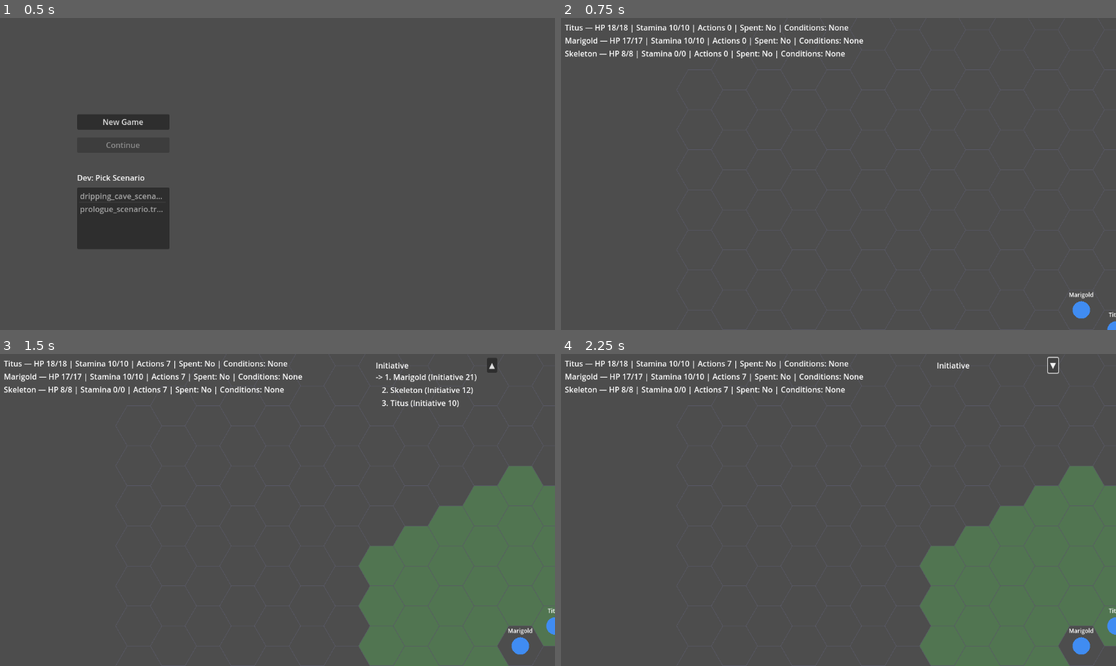
Above: before the commit, frames 1-4 (two rows, left to right).
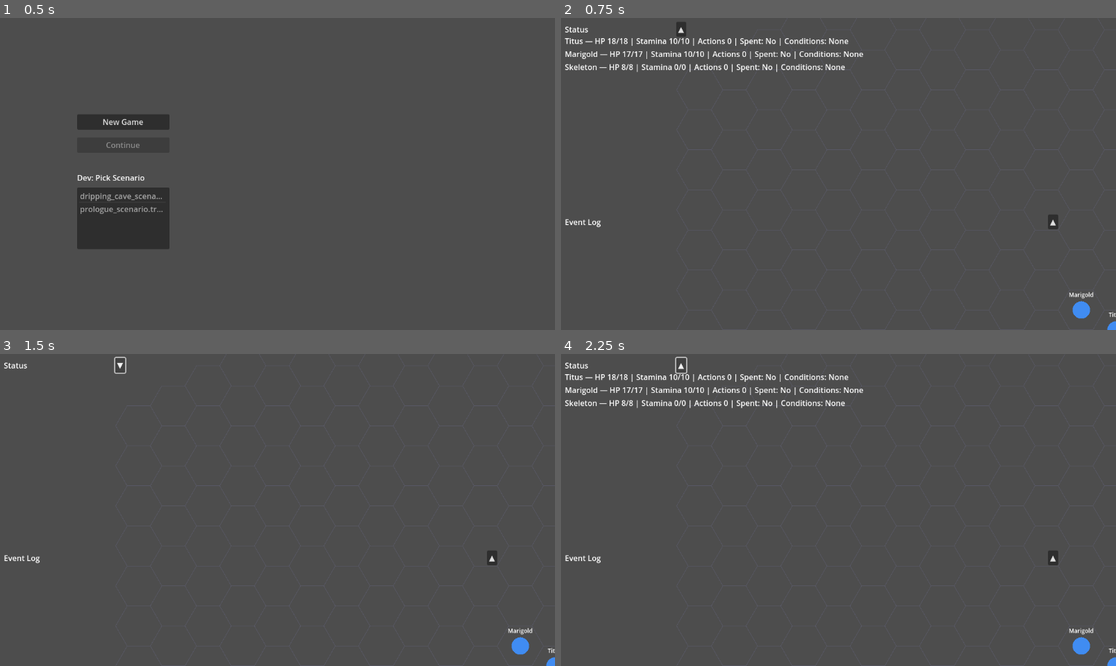
Above: after the commit, the same moments.

Repository: Pyroraptor/hykaen
Game: Godot game, scene res://scenes/TitleScreen.tscn
The game is run twice, just before and just after one commit, with the same random seed, the same clock (stepped at 60 frames per second) and the same inputs.
Inputs (mouse positions are in pixels of both pictures, inside the frame that each line leads up to):
- Up to frame 1 (0.5 s): no input
- Up to frame 2 (0.75 s): click "New Game" at 0.5 s
- Up to frame 3 (1.5 s): click (122, 366) at 1.25 s, where only the run after the commit has a clickable "▲"
- Up to frame 4 (2.25 s): click "▲" (after the commit: "▼") at 2 s

Frame 1 is identical in both runs. In frame 2, 2.5% of the frame differs, in the area x 0-90%, y 1-68%; in frame 3, 19%; in frame 4, 19%, in the area x 0-100%, y 0-100%.

Commit message:
feat(FEAT-009): Replicate collapsible-panel toggle to StatusPanelView/EventLogView
Restructures StatusPanelView's and EventLogView's scenes into Header
(TitleLabel + CollapseButton) and Content nodes and adds the identical
toggle_collapsed()/_apply_collapsed_state() implementation FEAT-008
validated on InitiativeView (Contract 4, ADR-004): flips _collapsed,
toggles $Content.visible, swaps $Header/CollapseButton.text between
"▲"/"▼", and asks the parent to re-sort via a has_method("queue_sort")
guard (never raises when parented under a plain Node/CanvasLayer or
with no parent at all).

Renames each panel's row container node from RowsContainer to Content to
match the shared Contract 4 API; no other test or production file
referenced the old node name by string.

Extends tests/unit/presentation/test_collapsible_panel.gd to run its
five-assertion suite parametrized (GUT use_parameters()) across all three
panel classes -- InitiativeView, StatusPanelView, EventLogView -- instead
of InitiativeView alone.

Reworded a doc comment on EventLogView.toggle_collapsed() to avoid the
literal substrings "signal " / ".connect(", preserving
tests/gut/test_event_log_widget.gd's ADR-005 source-inspection guard that
event_log_view.gd stays a pure event_sink_port sink.

Co-Authored-By: Claude Sonnet 5 <noreply@anthropic.com>

Diff:
--- a/presentation/event_log_view.gd
+++ b/presentation/event_log_view.gd
@@ -114,7 +114,13 @@
 ## run inside the game.
 var _labels: Array = []
 
-@onready var _rows_container: VBoxContainer = $RowsContainer
+## FEAT-009 (US-008 / FR-008, ADR-004, Contract 4): whether this panel is
+## currently collapsed to just its Header title bar. Always false at boot
+## (collapsed state is never persisted, per the design notes -- panels
+## always boot expanded).
+var _collapsed: bool = false
+
+@onready var _rows_container: VBoxContainer = $Content
 
 
 ## BUGFIX (post-iteration-E): this read-only projection panel is a full-width
@@ -127,6 +133,45 @@
 	mouse_filter = Control.MOUSE_FILTER_IGNORE
 	if _rows_container != null:
 		_rows_container.mouse_filter = Control.MOUSE_FILTER_IGNORE
+
+
+## toggle_collapsed() → void — FEAT-009 (US-008 / FR-008, ADR-004,
+## Contract 4). Flips `_collapsed` and applies the resulting visual state
+## (Content visibility, CollapseButton text, parent re-sort). Wired to
+## $Header/CollapseButton's `pressed` UI event via the .tscn scene's own
+## connection block (this script makes no runtime hookup call of its own,
+## keeping this file a pure event_sink_port sink per ADR-005/
+## test_event_log_widget.gd's source-inspection guard), so clicking the
+## collapse arrow calls this directly; also callable programmatically
+## (e.g. from tests).
+func toggle_collapsed() -> void:
+	_collapsed = !_collapsed
+	_apply_collapsed_state()
+
+
+## _apply_collapsed_state() → void — applies `_collapsed`'s current value to
+## the scene: hides/shows $Content, swaps $Header/CollapseButton's text
+## between "▼" (collapsed) and "▲" (expanded), and asks the parent
+## container to re-sort so the panel visually shrinks/grows toward its
+## anchor edge. Per Contract 4's error-handling note, this must never raise:
+##   - no parent at all (e.g. an EventLogView instantiated standalone in a
+##     unit test) is a guarded no-op on the sort call.
+##   - a parent that IS present but does not itself implement queue_sort()
+##     (e.g. the CanvasLayer this panel is reparented under in the real
+##     MainScene.tscn composition root, per FEAT-007) is ALSO a guarded
+##     no-op -- queue_sort() is a Container-only method, and CanvasLayer is
+##     a plain Node, so calling it unconditionally would throw a script
+##     error on every real toggle in the running game. has_method() keeps
+##     this degrade-gracefully rather than raise, matching the same
+##     defensive-guard discipline as set_origin_offset()'s null-camera
+##     guard elsewhere in this iteration (and InitiativeView's identical
+##     FEAT-008 implementation of this same contract).
+func _apply_collapsed_state() -> void:
+	$Content.visible = not _collapsed
+	$Header/CollapseButton.text = "▼" if _collapsed else "▲"
+	var parent: Node = get_parent()
+	if parent != null and parent.has_method("queue_sort"):
+		parent.queue_sort()
 
 
 ## get_entry_count() → int — number of entries currently in the log.
--- a/presentation/event_log_view.tscn
+++ b/presentation/event_log_view.tscn
@@ -9,9 +9,27 @@
 offset_top = 408.0
 offset_right = 1032.0
 offset_bottom = 720.0
+size_flags_vertical = 0
 script = ExtResource("1_eventlogview")
 
-[node name="RowsContainer" type="VBoxContainer" parent="."]
+[node name="Header" type="HBoxContainer" parent="."]
 layout_mode = 2
 offset_right = 1024.0
+offset_bottom = 24.0
+
+[node name="TitleLabel" type="Label" parent="Header"]
+layout_mode = 2
+size_flags_horizontal = 3
+text = "Event Log"
+
+[node name="CollapseButton" type="Button" parent="Header"]
+layout_mode = 2
+text = "▲"
+
+[node name="Content" type="VBoxContainer" parent="."]
+layout_mode = 2
+offset_top = 28.0
+offset_right = 1024.0
 offset_bottom = 312.0
+
+[connection signal="pressed" from="Header/CollapseButton" to="." method="toggle_collapsed"]
--- a/presentation/status_panel_view.gd
+++ b/presentation/status_panel_view.gd
@@ -81,7 +81,13 @@
 ## this Control so the panel is visible when run inside the game.
 var _labels: Dictionary = {}
 
-@onready var _rows_container: VBoxContainer = $RowsContainer
+## FEAT-009 (US-008 / FR-008, ADR-004, Contract 4): whether this panel is
+## currently collapsed to just its Header title bar. Always false at boot
+## (collapsed state is never persisted, per the design notes -- panels
+## always boot expanded).
+var _collapsed: bool = false
+
+@onready var _rows_container: VBoxContainer = $Content
 
 
 ## BUGFIX (post-iteration-E): this read-only projection panel is a Control that
@@ -94,6 +100,42 @@
 	mouse_filter = Control.MOUSE_FILTER_IGNORE
 	if _rows_container != null:
 		_rows_container.mouse_filter = Control.MOUSE_FILTER_IGNORE
+
+
+## toggle_collapsed() → void — FEAT-009 (US-008 / FR-008, ADR-004,
+## Contract 4). Flips `_collapsed` and applies the resulting visual state
+## (Content visibility, CollapseButton text, parent re-sort). Wired to
+## $Header/CollapseButton's `pressed` signal by the .tscn scene, so clicking
+## the collapse arrow calls this directly; also callable programmatically
+## (e.g. from tests).
+func toggle_collapsed() -> void:
+	_collapsed = !_collapsed
+	_apply_collapsed_state()
+
+
+## _apply_collapsed_state() → void — applies `_collapsed`'s current value to
+## the scene: hides/shows $Content, swaps $Header/CollapseButton's text
+## between "▼" (collapsed) and "▲" (expanded), and asks the parent
+## container to re-sort so the panel visually shrinks/grows toward its
+## anchor edge. Per Contract 4's error-handling note, this must never raise:
+##   - no parent at all (e.g. a StatusPanelView instantiated standalone in a
+##     unit test) is a guarded no-op on the sort call.
+##   - a parent that IS present but does not itself implement queue_sort()
+##     (e.g. the CanvasLayer this panel is reparented under in the real
+##     MainScene.tscn composition root, per FEAT-007) is ALSO a guarded
+##     no-op -- queue_sort() is a Container-only method, and CanvasLayer is
+##     a plain Node, so calling it unconditionally would throw a script
+##     error on every real toggle in the running game. has_method() keeps
+##     this degrade-gracefully rather than raise, matching the same
+##     defensive-guard discipline as set_origin_offset()'s null-camera
+##     guard elsewhere in this iteration (and InitiativeView's identical
+##     FEAT-008 implementation of this same contract).
+func _apply_collapsed_state() -> void:
+	$Content.visible = not _collapsed
+	$Header/CollapseButton.text = "▼" if _collapsed else "▲"
+	var parent: Node = get_parent()
+	if parent != null and parent.has_method("queue_sort"):
+		parent.queue_sort()
 
 
 ## load_combatants(view_models) → void — (re)populates the panel from an
--- a/presentation/status_panel_view.tscn
+++ b/presentation/status_panel_view.tscn
@@ -9,9 +9,27 @@
 offset_top = 8.0
 offset_right = 260.0
 offset_bottom = 400.0
+size_flags_vertical = 0
 script = ExtResource("1_statuspanel")
 
-[node name="RowsContainer" type="VBoxContainer" parent="."]
+[node name="Header" type="HBoxContainer" parent="."]
 layout_mode = 2
 offset_right = 252.0
+offset_bottom = 24.0
+
+[node name="TitleLabel" type="Label" parent="Header"]
+layout_mode = 2
+size_flags_horizontal = 3
+text = "Status"
+
+[node name="CollapseButton" type="Button" parent="Header"]
+layout_mode = 2
+text = "▲"
+
+[node name="Content" type="VBoxContainer" parent="."]
+layout_mode = 2
+offset_top = 28.0
+offset_right = 252.0
 offset_bottom = 392.0
+
+[connection signal="pressed" from="Header/CollapseButton" to="." method="toggle_collapsed"]
--- a/tests/unit/presentation/test_collapsible_panel.gd
+++ b/tests/unit/presentation/test_collapsible_panel.gd
@@ -1,6 +1,7 @@
 extends GutTest
-## tests/unit/presentation/test_collapsible_panel.gd — FEAT-008 (US-008 /
-## FR-008, ADR-004, Iteration W "Camera Panning & Collapsible Panels").
+## tests/unit/presentation/test_collapsible_panel.gd — FEAT-008/FEAT-009
+## (US-008 / FR-008, ADR-004, Iteration W "Camera Panning & Collapsible
+## Panels").
 ##
 ## GUT test suite for the shared collapsible-panel toggle contract
 ## (Contract 4, design notes' api_contracts section):
@@ -12,70 +13,96 @@
 ##     - calls get_parent().queue_sort() only when get_parent() != null
 ##       (a no-parent call must not raise -- guarded no-op).
 ##
-## Per RISK-006 mitigation (design notes), this steel thread implements the
-## pattern on a single panel first -- presentation/initiative_view.gd /
-## presentation/initiative_view.tscn (InitiativeView) -- before it is
-## replicated to StatusPanelView and EventLogView in later features. This
-## suite therefore exercises InitiativeView only.
+## Per RISK-006 mitigation (design notes), FEAT-008 implemented this pattern
+## on a single panel first -- presentation/initiative_view.gd /
+## presentation/initiative_view.tscn (InitiativeView) -- and this suite
+## originally exercised InitiativeView only.
+##
+## FEAT-009 (US-008 / FR-008) replicates the SAME implementation to
+## StatusPanelView (presentation/status_panel_view.gd/.tscn) and EventLogView
+## (presentation/event_log_view.gd/.tscn), and extends this suite to run
+## every one of the five assertions above (boot state, toggle-hides-content,
+## double-toggle-restores, CollapseButton text swap both directions, and the
+## no-parent queue_sort() guard) against all THREE panel classes via GUT's
+## use_parameters() -- proving the toggle contract behaves identically no
+## matter which panel it's called on, rather than merely "not regressing"
+## InitiativeView's own coverage.
 
 const InitiativeViewScene: PackedScene = preload("res://presentation/initiative_view.tscn")
+const StatusPanelViewScene: PackedScene = preload("res://presentation/status_panel_view.tscn")
+const EventLogViewScene: PackedScene = preload("res://presentation/event_log_view.tscn")
+
+## PANEL_SCENES — every panel class implementing the shared toggle contract
+## (Contract 4). Each test below is parametrized over this array via
+## use_parameters(), so adding a fourth panel class here is the only change
+## needed to extend the whole suite to it.
+const PANEL_SCENES: Array = [InitiativeViewScene, StatusPanelViewScene, EventLogViewScene]
 
 
-var _view = null
-
-
-func before_each() -> void:
-	_view = InitiativeViewScene.instantiate()
-	add_child_autofree(_view)
+## _instantiate(panel_scene) → Node — instantiates `panel_scene` and parents
+## it via add_child_autofree() (freed automatically at the end of the test),
+## mirroring the original before_each() rig now applied per-parameter.
+func _instantiate(panel_scene: PackedScene):
+	var view = panel_scene.instantiate()
+	add_child_autofree(view)
+	return view
 
 
 # ── Boot state ──────────────────────────────────────────────────────────────
 
-func test_boots_with_collapsed_false() -> void:
-	assert_false(_view._collapsed, "InitiativeView must boot with _collapsed == false")
-	assert_true(_view.get_node("Content").visible, "Content must be visible when not collapsed")
+func test_boots_with_collapsed_false(panel_scene = use_parameters(PANEL_SCENES)) -> void:
+	var view = _instantiate(panel_scene)
+	assert_false(
+		view._collapsed,
+		"%s must boot with _collapsed == false" % panel_scene.resource_path
+	)
+	assert_true(view.get_node("Content").visible, "Content must be visible when not collapsed")
 
 
 # ── toggle_collapsed() flips state and Content visibility ──────────────────
 
-func test_toggle_collapsed_sets_collapsed_true_and_hides_content() -> void:
-	_view.toggle_collapsed()
-	assert_true(_view._collapsed, "toggle_collapsed() must flip _collapsed to true")
+func test_toggle_collapsed_sets_collapsed_true_and_hides_content(panel_scene = use_parameters(PANEL_SCENES)) -> void:
+	var view = _instantiate(panel_scene)
+	view.toggle_collapsed()
+	assert_true(view._collapsed, "toggle_collapsed() must flip _collapsed to true")
 	assert_false(
-		_view.get_node("Content").visible,
+		view.get_node("Content").visible,
 		"Content must be hidden when collapsed"
 	)
 
 
-func test_toggle_collapsed_twice_restores_expanded_state() -> void:
-	_view.toggle_collapsed()
-	_view.toggle_collapsed()
-	assert_false(_view._collapsed, "a second toggle_collapsed() must flip _collapsed back to false")
+func test_toggle_collapsed_twice_restores_expanded_state(panel_scene = use_parameters(PANEL_SCENES)) -> void:
+	var view = _instantiate(panel_scene)
+	view.toggle_collapsed()
+	view.toggle_collapsed()
+	assert_false(view._collapsed, "a second toggle_collapsed() must flip _collapsed back to false")
 	assert_true(
-		_view.get_node("Content").visible,
+		view.get_node("Content").visible,
 		"Content must be visible again after toggling twice"
 	)
 
 
 # ── CollapseButton text swap ─────────────────────────────────────────────────
 
-func test_collapse_button_text_is_down_arrow_when_collapsed() -> void:
-	_view.toggle_collapsed()
-	var button: Button = _view.get_node("Header/CollapseButton")
+func test_collapse_button_text_is_down_arrow_when_collapsed(panel_scene = use_parameters(PANEL_SCENES)) -> void:
+	var view = _instantiate(panel_scene)
+	view.toggle_collapsed()
+	var button: Button = view.get_node("Header/CollapseButton")
 	assert_eq(button.text, "▼", "CollapseButton text must be '▼' when collapsed")
 
 
-func test_collapse_button_text_is_up_arrow_when_expanded() -> void:
-	_view.toggle_collapsed()
-	_view.toggle_collapsed()
-	var button: Button = _view.get_node("Header/CollapseButton")
+func test_collapse_button_text_is_up_arrow_when_expanded(panel_scene = use_parameters(PANEL_SCENES)) -> void:
+	var view = _instantiate(panel_scene)
+	view.toggle_collapsed()
+	view.toggle_collapsed()
+	var button: Button = view.get_node("Header/CollapseButton")
 	assert_eq(button.text, "▲", "CollapseButton text must be '▲' when expanded")
 
 
 # ── No-parent guard on queue_sort() ──────────────────────────────────────────
 
-func test_toggle_collapsed_with_no_parent_does_not_raise() -> void:
-	var orphan = InitiativeViewScene.instantiate()
+func test_toggle_collapsed_with_no_parent_does_not_raise(panel_scene = use_parameters(PANEL_SCENES)) -> void:
+	var orphan = panel_scene.instantiate()
 	assert_null(orphan.get_parent(), "orphan instance must have no parent for this test to be meaningful")
 
 	orphan.toggle_collapsed()
@@ -84,13 +111,8 @@
 	orphan.free()
 
 
-func test_get_parent_queue_sort_called_when_parent_present() -> void:
-	# _view is parented via add_child_autofree() in before_each(), so its
-	# parent (the GUT test's scene root) receives queue_sort(). There is no
-	# direct way to spy on Node.queue_sort() from GDScript, so this is
-	# verified indirectly: toggling must not raise when a parent IS present
-	# (the counterpart to the no-parent guard test above), and _collapsed
-	# must reflect the toggle exactly as it does in the no-parent case.
-	assert_not_null(_view.get_parent(), "_view must have a parent for this test to be meaningful")
-	_view.toggle_collapsed()
-	assert_true(_view._collapsed, "toggle_collapsed() must flip _collapsed when a parent is present")
+func test_get_parent_queue_sort_called_when_parent_present(panel_scene = use_parameters(PANEL_SCENES)) -> void:
+	var view = _instantiate(panel_scene)
+	assert_not_null(view.get_parent(), "view must have a parent for this test to be meaningful")
+	view.toggle_collapsed()
+	assert_true(view._collapsed, "toggle_collapsed() must flip _collapsed when a parent is present")
